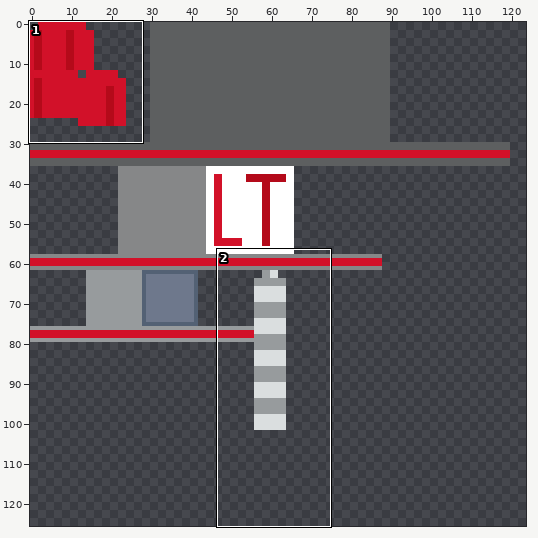
Two states of a sprite sheet, src/main/resources/Resources/Flag/RedFlag.png. Above: a wide view before the commit, with the close-up outlined.
Close-up. Old version:
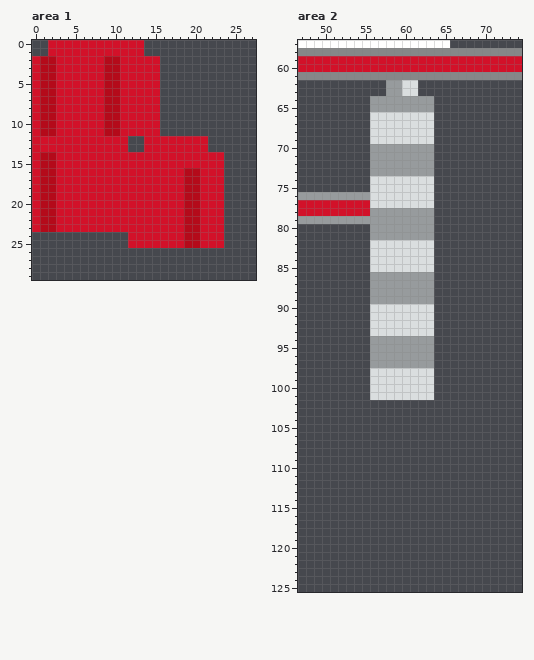
The file is 128x128 pixels. Shown: area 1: x 0..27, y 0..29; area 2: x 47..74, y 57..125. The wide view leaves out empty margins.
Now the later version:
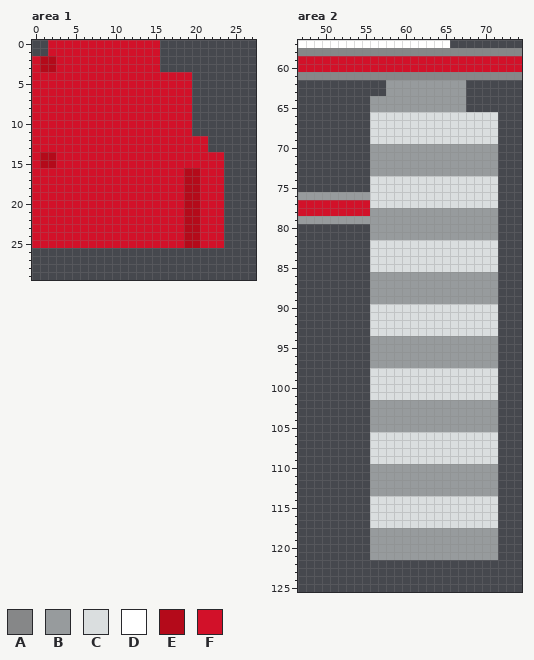
Palette (. is transparent): A #868788  B #979b9d  C #dadedf  D #ffffff  E #b40a1a  F #d21129
Changes in this commit:
--- area 1
@@ x 0..27 @@
- 0 ..FFFFFFFFFFFF..............
- 1 ..FFFFFFFFFFFF..............
- 2 FEEFFFFFFEEFFFFF............
- 3 FEEFFFFFFEEFFFFF............
- 4 FEEFFFFFFEEFFFFF............
- 5 FEEFFFFFFEEFFFFF............
- 6 FEEFFFFFFEEFFFFF............
- 7 FEEFFFFFFEEFFFFF............
- 8 FEEFFFFFFEEFFFFF............
- 9 FEEFFFFFFEEFFFFF............
-10 FEEFFFFFFEEFFFFF............
-11 FEEFFFFFFEEFFFFF............
-12 FFFFFFFFFFFF..FFFFFFFF......
-13 FFFFFFFFFFFF..FFFFFFFF......
+ 0 ..FFFFFFFFFFFFFF............
+ 1 ..FFFFFFFFFFFFFF............
+ 2 FEEFFFFFFFFFFFFF............
+ 3 FEEFFFFFFFFFFFFF............
+ 4 FFFFFFFFFFFFFFFFFFFF........
+ 5 FFFFFFFFFFFFFFFFFFFF........
+ 6 FFFFFFFFFFFFFFFFFFFF........
+ 7 FFFFFFFFFFFFFFFFFFFF........
+ 8 FFFFFFFFFFFFFFFFFFFF........
+ 9 FFFFFFFFFFFFFFFFFFFF........
+10 FFFFFFFFFFFFFFFFFFFF........
+11 FFFFFFFFFFFFFFFFFFFF........
+12 FFFFFFFFFFFFFFFFFFFFFF......
+13 FFFFFFFFFFFFFFFFFFFFFF......
 14 FEEFFFFFFFFFFFFFFFFFFFFF....
 15 FEEFFFFFFFFFFFFFFFFFFFFF....
-16 FEEFFFFFFFFFFFFFFFFEEFFF....
-17 FEEFFFFFFFFFFFFFFFFEEFFF....
-18 FEEFFFFFFFFFFFFFFFFEEFFF....
-19 FEEFFFFFFFFFFFFFFFFEEFFF....
-20 FEEFFFFFFFFFFFFFFFFEEFFF....
-21 FEEFFFFFFFFFFFFFFFFEEFFF....
-22 FEEFFFFFFFFFFFFFFFFEEFFF....
-23 FEEFFFFFFFFFFFFFFFFEEFFF....
-24 ............FFFFFFFEEFFF....
-25 ............FFFFFFFEEFFF....
+16 FFFFFFFFFFFFFFFFFFFEEFFF....
+17 FFFFFFFFFFFFFFFFFFFEEFFF....
+18 FFFFFFFFFFFFFFFFFFFEEFFF....
+19 FFFFFFFFFFFFFFFFFFFEEFFF....
+20 FFFFFFFFFFFFFFFFFFFEEFFF....
+21 FFFFFFFFFFFFFFFFFFFEEFFF....
+22 FFFFFFFFFFFFFFFFFFFEEFFF....
+23 FFFFFFFFFFFFFFFFFFFEEFFF....
+24 FFFFFFFFFFFFFFFFFFFEEFFF....
+25 FFFFFFFFFFFFFFFFFFFEEFFF....
 26 ............................
--- area 2
@@ x 47..74 @@
  61 AAAAAAAAAAAAAAAAAAAAAAAAAAAA
- 62 ...........BBCC.............
- 63 ...........BBCC.............
- 64 .........BBBBBBBB...........
- 65 .........BBBBBBBB...........
- 66 .........CCCCCCCC...........
- 67 .........CCCCCCCC...........
- 68 .........CCCCCCCC...........
- 69 .........CCCCCCCC...........
- 70 .........BBBBBBBB...........
- 71 .........BBBBBBBB...........
- 72 .........BBBBBBBB...........
- 73 .........BBBBBBBB...........
- 74 .........CCCCCCCC...........
- 75 .........CCCCCCCC...........
- 76 BBBBBBBBBCCCCCCCC...........
- 77 FFFFFFFFFCCCCCCCC...........
- 78 FFFFFFFFFBBBBBBBB...........
- 79 BBBBBBBBBBBBBBBBB...........
- 80 .........BBBBBBBB...........
- 81 .........BBBBBBBB...........
- 82 .........CCCCCCCC...........
- 83 .........CCCCCCCC...........
- 84 .........CCCCCCCC...........
- 85 .........CCCCCCCC...........
- 86 .........BBBBBBBB...........
- 87 .........BBBBBBBB...........
- 88 .........BBBBBBBB...........
- 89 .........BBBBBBBB...........
- 90 .........CCCCCCCC...........
- 91 .........CCCCCCCC...........
- 92 .........CCCCCCCC...........
- 93 .........CCCCCCCC...........
- 94 .........BBBBBBBB...........
- 95 .........BBBBBBBB...........
- 96 .........BBBBBBBB...........
- 97 .........BBBBBBBB...........
- 98 .........CCCCCCCC...........
- 99 .........CCCCCCCC...........
-100 .........CCCCCCCC...........
-101 .........CCCCCCCC...........
-102 ............................
-103 ............................
-104 ............................
-105 ............................
-106 ............................
-107 ............................
-108 ............................
-109 ............................
-110 ............................
-111 ............................
-112 ............................
-113 ............................
-114 ............................
-115 ............................
-116 ............................
-117 ............................
-118 ............................
-119 ............................
-120 ............................
-121 ............................
+ 62 ...........BBBBBBBBBB.......
+ 63 ...........BBBBBBBBBB.......
+ 64 .........BBBBBBBBBBBB.......
+ 65 .........BBBBBBBBBBBB.......
+ 66 .........CCCCCCCCCCCCCCCC...
+ 67 .........CCCCCCCCCCCCCCCC...
+ 68 .........CCCCCCCCCCCCCCCC...
+ 69 .........CCCCCCCCCCCCCCCC...
+ 70 .........BBBBBBBBBBBBBBBB...
+ 71 .........BBBBBBBBBBBBBBBB...
+ 72 .........BBBBBBBBBBBBBBBB...
+ 73 .........BBBBBBBBBBBBBBBB...
+ 74 .........CCCCCCCCCCCCCCCC...
+ 75 .........CCCCCCCCCCCCCCCC...
+ 76 BBBBBBBBBCCCCCCCCCCCCCCCC...
+ 77 FFFFFFFFFCCCCCCCCCCCCCCCC...
+ 78 FFFFFFFFFBBBBBBBBBBBBBBBB...
+ 79 BBBBBBBBBBBBBBBBBBBBBBBBB...
+ 80 .........BBBBBBBBBBBBBBBB...
+ 81 .........BBBBBBBBBBBBBBBB...
+ 82 .........CCCCCCCCCCCCCCCC...
+ 83 .........CCCCCCCCCCCCCCCC...
+ 84 .........CCCCCCCCCCCCCCCC...
+ 85 .........CCCCCCCCCCCCCCCC...
+ 86 .........BBBBBBBBBBBBBBBB...
+ 87 .........BBBBBBBBBBBBBBBB...
+ 88 .........BBBBBBBBBBBBBBBB...
+ 89 .........BBBBBBBBBBBBBBBB...
+ 90 .........CCCCCCCCCCCCCCCC...
+ 91 .........CCCCCCCCCCCCCCCC...
+ 92 .........CCCCCCCCCCCCCCCC...
+ 93 .........CCCCCCCCCCCCCCCC...
+ 94 .........BBBBBBBBBBBBBBBB...
+ 95 .........BBBBBBBBBBBBBBBB...
+ 96 .........BBBBBBBBBBBBBBBB...
+ 97 .........BBBBBBBBBBBBBBBB...
+ 98 .........CCCCCCCCCCCCCCCC...
+ 99 .........CCCCCCCCCCCCCCCC...
+100 .........CCCCCCCCCCCCCCCC...
+101 .........CCCCCCCCCCCCCCCC...
+102 .........BBBBBBBBBBBBBBBB...
+103 .........BBBBBBBBBBBBBBBB...
+104 .........BBBBBBBBBBBBBBBB...
+105 .........BBBBBBBBBBBBBBBB...
+106 .........CCCCCCCCCCCCCCCC...
+107 .........CCCCCCCCCCCCCCCC...
+108 .........CCCCCCCCCCCCCCCC...
+109 .........CCCCCCCCCCCCCCCC...
+110 .........BBBBBBBBBBBBBBBB...
+111 .........BBBBBBBBBBBBBBBB...
+112 .........BBBBBBBBBBBBBBBB...
+113 .........BBBBBBBBBBBBBBBB...
+114 .........CCCCCCCCCCCCCCCC...
+115 .........CCCCCCCCCCCCCCCC...
+116 .........CCCCCCCCCCCCCCCC...
+117 .........CCCCCCCCCCCCCCCC...
+118 .........BBBBBBBBBBBBBBBB...
+119 .........BBBBBBBBBBBBBBBB...
+120 .........BBBBBBBBBBBBBBBB...
+121 .........BBBBBBBBBBBBBBBB...
 122 ............................
Pixel boxes of the changes (left, top, right, bottom) in both close-ups:
changed: (104, 40, 192, 152)
changed: (40, 72, 56, 136)
changed: (32, 168, 128, 248)
changed: (370, 80, 498, 560)
